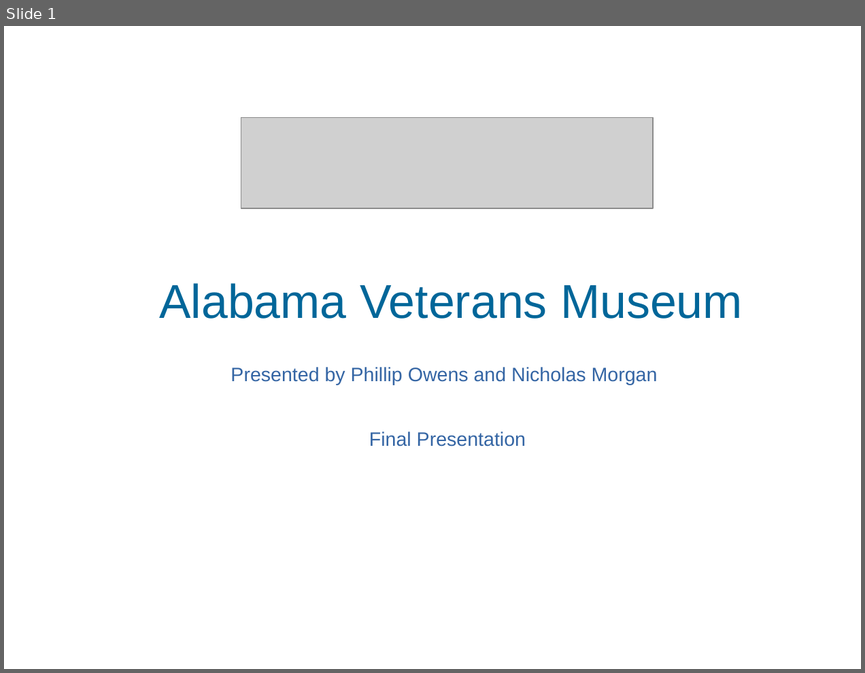
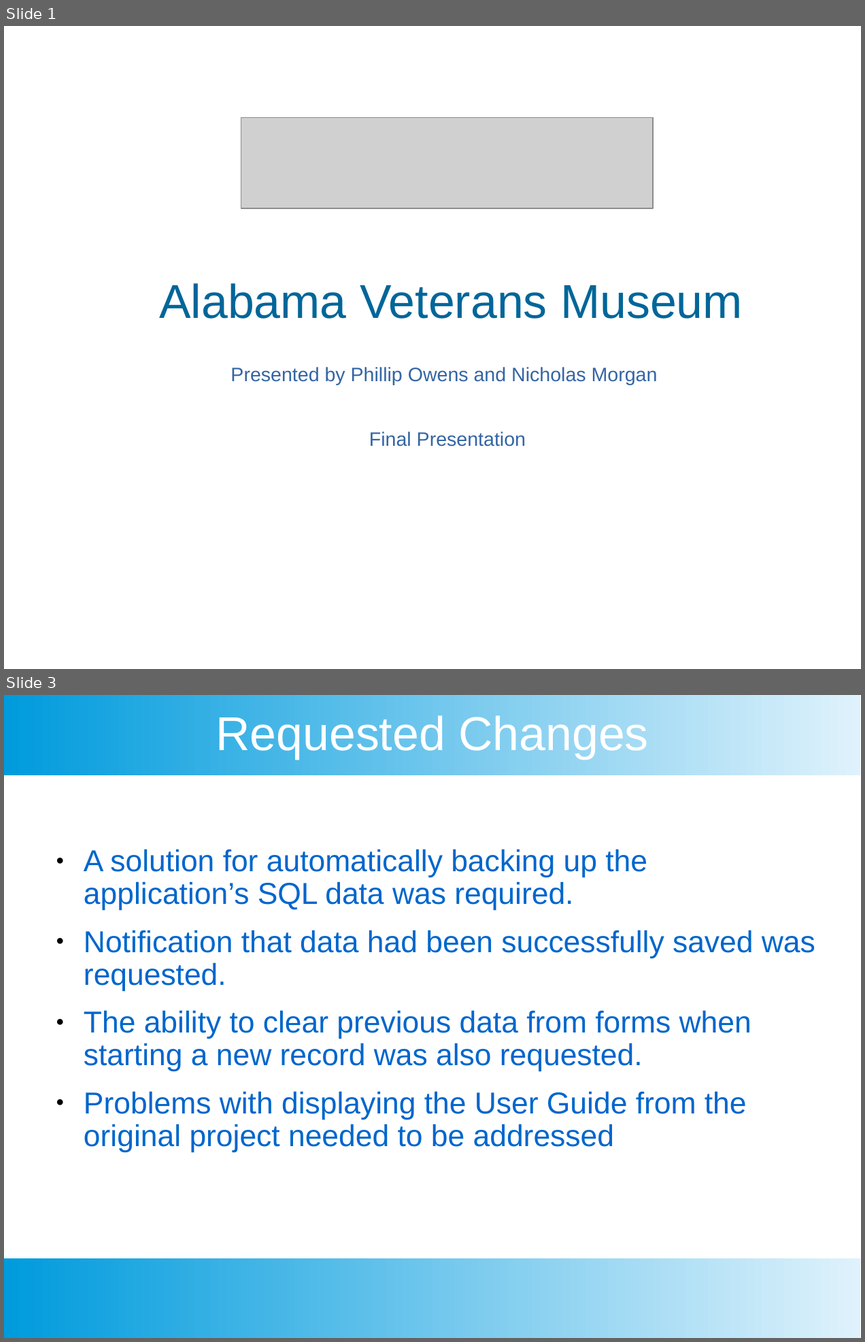
Before and after one commit to Dowens00/veteransmuseum, a slide deck: MiscFiles/Final Presentation V2.pptx. Shown one above the other, each under a label of ours: slide 1 before the commit, slides 1 and 3 after it; the slides between them are not shown. The pictures are 865x673 and 865x1342 pixels, drawn with LibreOffice and Linux fonts; fonts in the diff are those of the drawing; grey boxes stand for pictures; background and template pictures are left out. Boxes give left, top, right and bottom in pixels: in the first picture for what was removed or moved away, otherwise in the second. Text is boxed around its words. In the diff, an @@ line names an element or a change of style, - is before the commit and + after.

```diff
--- a/MiscFiles/Final Presentation V2.pptx
+++ b/MiscFiles/Final Presentation V2.pptx
@@ slide 3 added at (4, 695, 861, 1338), background #FFFFFF @@
@@ rectangle added at (4, 695, 861, 775), fill gradient #DFF2FC to #009BDD @@
@@ title added at (215, 715, 648, 760), 44 pt, text #FFFFFF @@
+Requested Changes
@@ text added at (84, 849, 815, 1152), 28 pt, text #0066CC @@
+● A solution for automatically backing up the application’s SQL data was required.
+● Notification that data had been successfully saved was requested.
+● The ability to clear previous data from forms when starting a new record was also requested.
+● Problems with displaying the User Guide from the original project needed to be addressed
@@ rectangle added at (4, 1258, 861, 1338), fill gradient #DFF2FC to #009BDD @@
```
Also in this commit, not shown: 1 slide changed, 1 other slide added, 1 slide removed, 4 other files.
